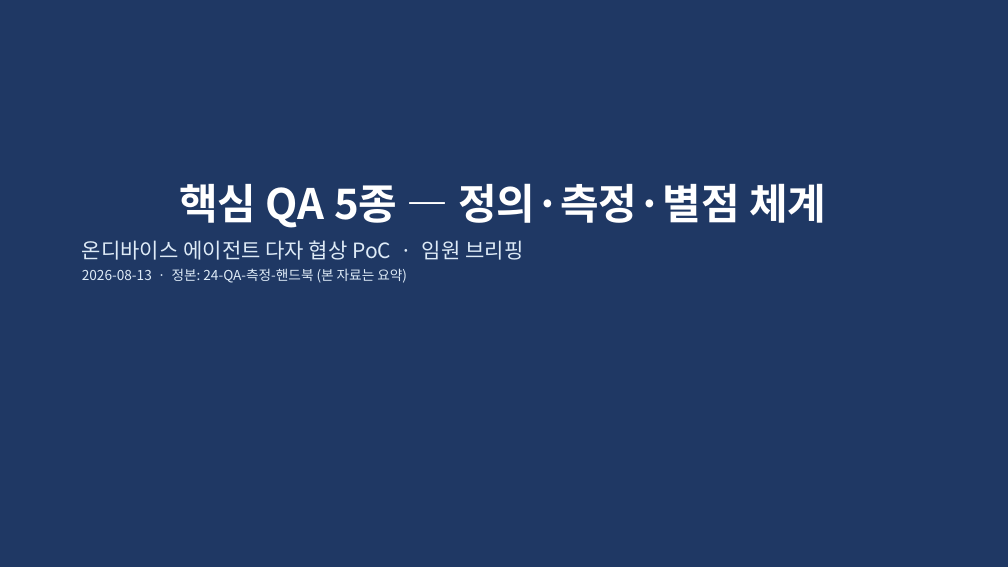
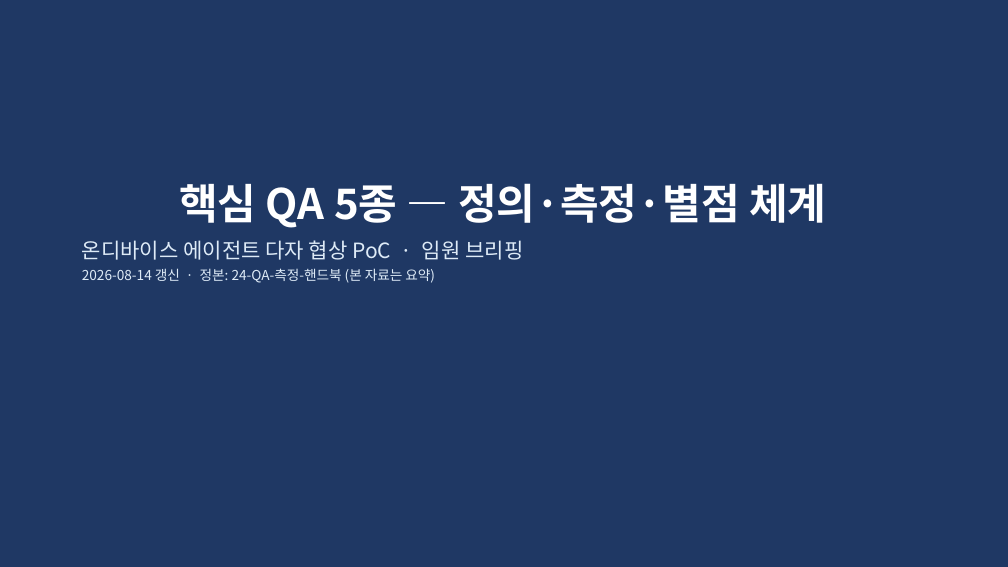
Before and after one commit to Sunwoo-Nam/architect-teamproject, a slide deck: slide 1 of docs/changbae/61-핵심QA-5종-임원-브리핑.pptx. Drawn at 1008x567 pixels with LibreOffice and Linux fonts; fonts in the diff are those of the drawing. Boxes give left, top, right and bottom in pixels: in the first picture for what was removed or moved away, otherwise in the second. Text is boxed around its words. In the diff, an @@ line names an element or a change of style, - is before the commit and + after.

```diff
--- a/docs/changbae/61-핵심QA-5종-임원-브리핑.pptx
+++ b/docs/changbae/61-핵심QA-5종-임원-브리핑.pptx
@@ text at <box>82,268,435,283</box>: text changed @@
-2026-08-13 · 정본: 24-QA-측정-핸드북 (본 자료는 요약)
+2026-08-14 갱신 · 정본: 24-QA-측정-핸드북 (본 자료는 요약)
```
Also in this commit, not shown: 6 other slides changed, 1 other file.
